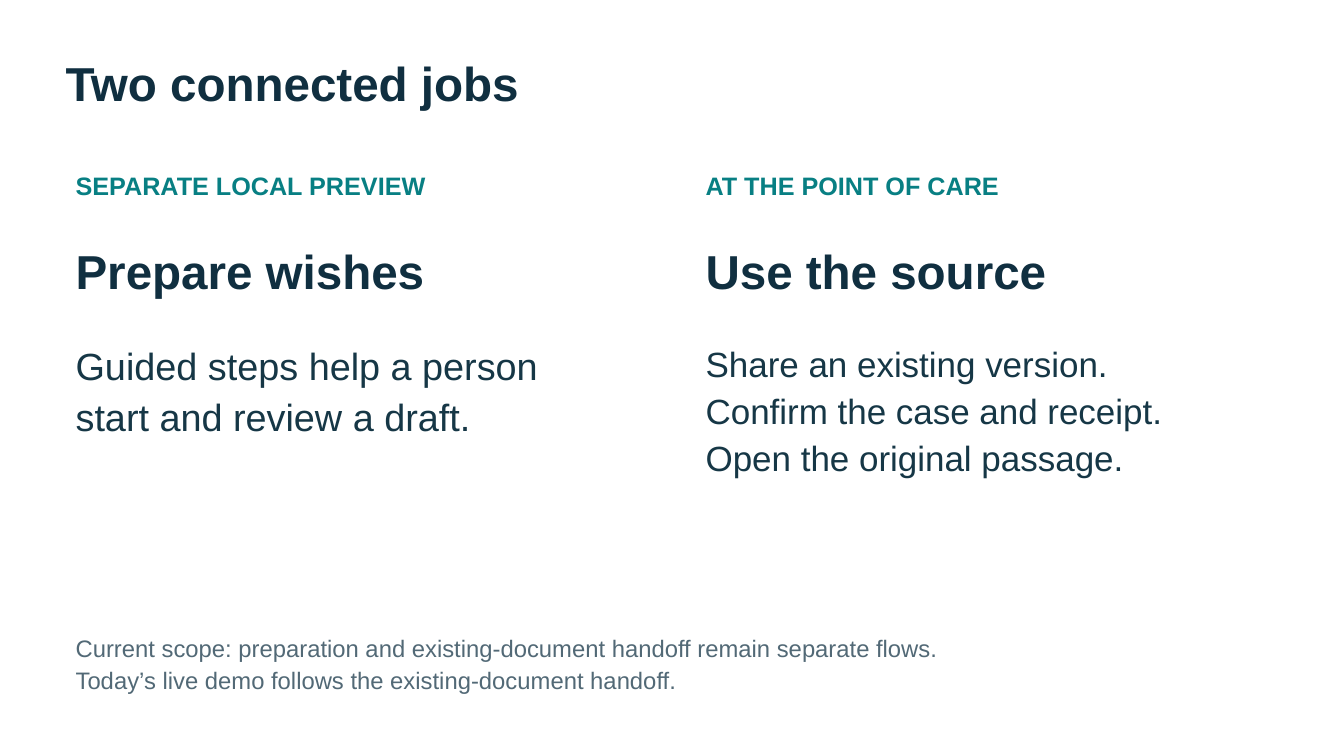
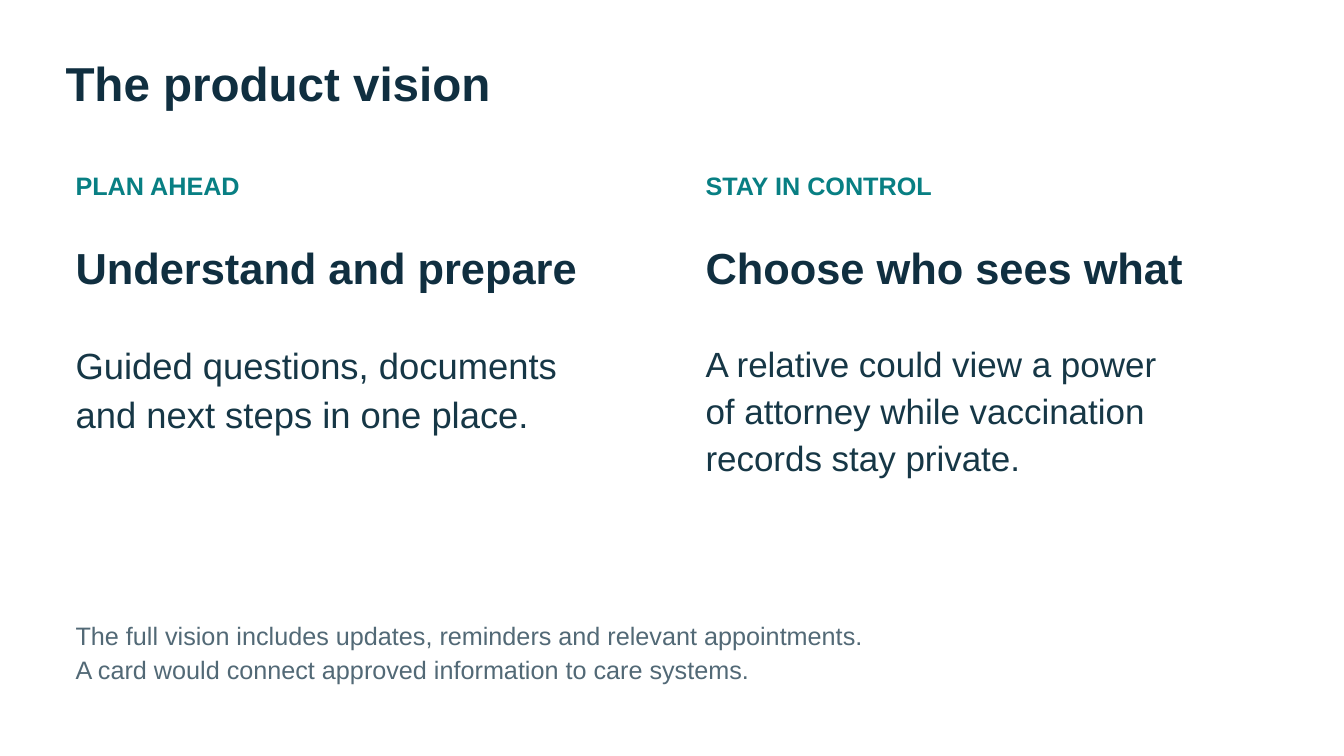
Before and after one commit to DucAnh0075/leuphana_hackathon, a slide deck: slide 3 of docs/pitch/Vorsorge-pitch.pptx. Drawn at 1344x756 pixels with LibreOffice and Linux fonts; fonts in the diff are those of the drawing. Boxes give left, top, right and bottom in pixels: in the first picture for what was removed or moved away, otherwise in the second. Text is boxed around its words. In the diff, an @@ line names an element or a change of style, - is before the commit and + after.

```diff
--- a/docs/pitch/Vorsorge-pitch.pptx
+++ b/docs/pitch/Vorsorge-pitch.pptx
@@ text at <box>66,66,490,111</box>: text changed @@
-Two connected jobs
+The product vision
@@ text at <box>76,177,240,195</box>: text changed @@
-SEPARATE LOCAL PREVIEW
+PLAN AHEAD
@@ text at <box>706,177,931,196</box>: text changed @@
-AT THE POINT OF CARE
+STAY IN CONTROL
@@ text at <box>76,252,577,292</box>: text changed; size 34 to 31 pt @@
-Prepare wishes
+Understand and prepare
@@ text at <box>706,252,1183,285</box>: text changed; size 34 to 31 pt @@
-Use the source
+Choose who sees what
@@ text at <box>76,352,557,435</box>: text changed; size 27 to 26 pt @@
-Guided steps help a person
-start and review a draft.
+Guided questions, documents
+and next steps in one place.
@@ text at <box>706,351,1156,478</box>: text changed @@
-Share an existing version.
-Confirm the case and receipt.
-Open the original passage.
+A relative could view a power
+of attorney while vaccination
+records stay private.
@@ text at <box>76,626,862,685</box>: text changed; size 17 to 18 pt @@
-Current scope: preparation and existing-document handoff remain separate flows.
-Today’s live demo follows the existing-document handoff.
+The full vision includes updates, reminders and relevant appointments.
+A card would connect approved information to care systems.
```
Also in this commit, not shown: 7 other slides changed, 3 slides added, 3 slides removed, 5 other files.
